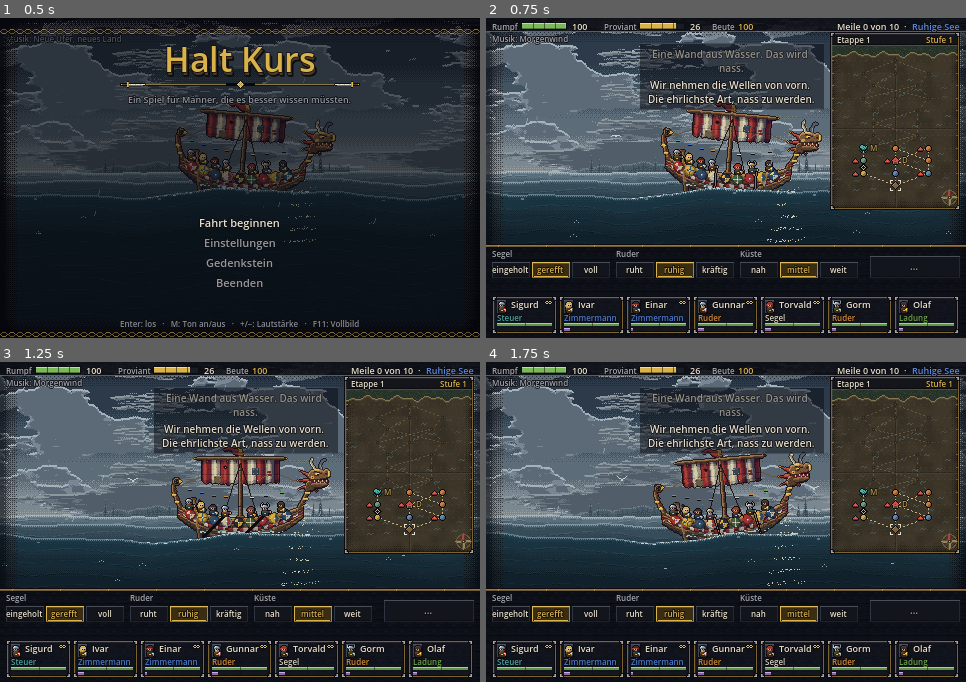
Above: before the commit, frames 1-4 (two rows, left to right).
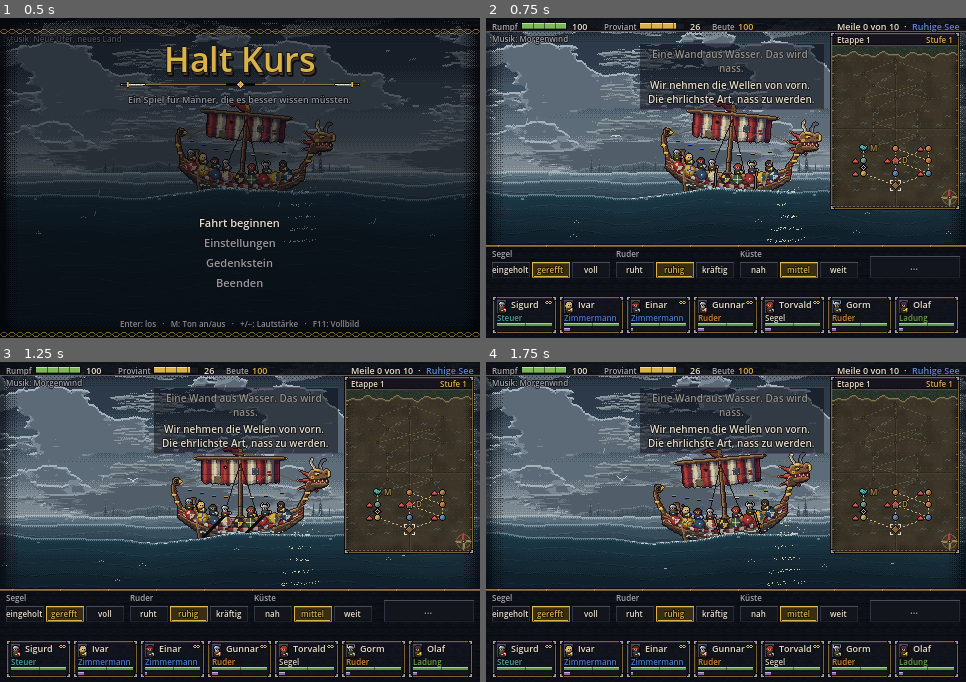
Above: after the commit, the same moments.

Repository: Rossinils/VikingerSpielV2
Game: Godot game, scene res://scenes/main.tscn
Two runs of this game, one before a commit and one after it. Both use one fixed random seed, a clock stepped at 60 frames per second and the inputs below. Sound files missing from this copy of the repository are replaced by a short silence.
Inputs (mouse positions are in pixels of both pictures, inside the frame that each line leads up to):
- Up to frame 1 (0.5 s): no input
- Up to frame 2 (0.75 s): tap Enter at 0.5, 0.6 s; move the mouse to (831, 162) at 0.52 s; hold Right from 0.53 s (still down); click (831, 162) at 0.67 s
- Up to frame 3 (1.25 s): keep holding Right; tap Space at 0.77 s; tap Keypad Enter at 0.8 s
- Up to frame 4 (1.75 s): release Right at 1.25 s; drag from (630, 538) to (702, 586) at 1.27 s

Frame 1 is identical in both runs. In frame 2, less than 0.1% of the frame differs, in the area x 72-98%, y 58-60%; in frame 3, less than 0.1%; in frame 4, less than 0.1%.

Commit message:
Schwierigkeitsstufen, Sturmfront als Uhr und neue Klänge
- drei Stufen (Seebär, Sturm, Ragnarök) in den Einstellungen, gelten ab der nächsten Fahrt
- die Sturmfront rückt je Wache vor (beim Lagern mehr); holt sie das Schiff ein: See +1, Verzweiflung +3
- auf der Seekarte als Band, in der Vorschau als Vorsprung, mit Hinweis
- Klänge: schwerer Treffer, Todesstoß, Zeitlupe hörbar, eigene Klänge für Streckenereignisse

Co-Authored-By: Claude Opus 5.5 <noreply@anthropic.com>
Claude-Session: https://claude.ai/code/session_018uRwBemLHMrJ4rqhmpsJ91

Diff:
--- a/scripts/beat_planner.gd
+++ b/scripts/beat_planner.gd
@@ -479,4 +479,13 @@
 				break
 		for k2 in 2:
 			b.cues.append({"t": th + (330.0 + 270.0 * float(k2)) * km, "kind": "sfx", "data": {"name": "heartbeat", "db": 0.0, "pitch": 1.0}})
+	if not b.slows.is_empty():
+		# Zeitlupe hörbar: die Zeit dehnt sich beim Eintritt, beim Austritt läuft sie mit einem Rauschen wieder an
+		var s_in := INF
+		var s_out := 0.0
+		for sl in b.slows:
+			s_in = minf(s_in, float(sl[0]))
+			s_out = maxf(s_out, float(sl[1]))
+		b.cues.append({"t": s_in, "kind": "sfx", "data": {"name": "slow_in", "db": 0.0, "pitch": 1.0}})
+		b.cues.append({"t": s_out, "kind": "sfx", "data": {"name": "slow_out", "db": 0.0, "pitch": 1.0}})
 	b.cues.sort_custom(func(x: Dictionary, y: Dictionary) -> bool: return float(x["t"]) < float(y["t"]))
--- a/scripts/encounters.gd
+++ b/scripts/encounters.gd
@@ -16,6 +16,11 @@
 	TREIBGUT, SCHIFFBRUECHIGER, TREIBEIS, ENTERHAKEN, FLASCHENPOST, WAL, IRRLICHTER, STRUDEL, TOTENFLOSS, FISCHSCHWARM }
 ## Ereignisse auf der Strecke (zwischen zwei Knoten, wie die Gänge in Darkest Dungeon): Id ab hier, siehe random_route_type()
 const ROUTE_FIRST := Id.TREIBGUT
+## Klang, wenn das Schiff an einem Streckenereignis hält (Id → Name in Sfx.GAIN)
+const ROUTE_SND := {
+	Id.TREIBGUT: "wave", Id.SCHIFFBRUECHIGER: "splash", Id.TREIBEIS: "ice", Id.ENTERHAKEN: "sting", Id.FLASCHENPOST: "mug",
+	Id.WAL: "whale", Id.IRRLICHTER: "wisp", Id.STRUDEL: "whirl", Id.TOTENFLOSS: "wail", Id.FISCHSCHWARM: "splash",
+}
 
 const WEIGHTS := [35, 40, 25, 0, 30, 18, 14, 0, 16, 0, 0, 0, 0, 0, 0, 0, 0, 0, 0, 0]  # Hafen wird fest platziert, nicht gewürfelt; das Spielschiff kommt erst ab Etappe 2; Streckenereignisse nie auf Knoten
 ## Gewichte der Streckenereignisse (Id ab ROUTE_FIRST), Etappe und Thema verschieben sie, siehe random_route_type()
--- a/scripts/hud.gd
+++ b/scripts/hud.gd
@@ -589,6 +589,38 @@
 			draw_rect(Rect2(x2, y2, t, n), col)
 
 
+## Die Sturmfront auf der Karte: ein dunkles Band von unten bis zu ihrer Lage, oben eine gezackte Kante, die sich langsam regt.
+func _draw_storm_band() -> void:
+	var fy := CHART_TOP + (Voyage.MILES - voy.front) * CHART_STEP
+	var bottom := CHART_RECT.end.y - 3.0
+	var left := CHART_RECT.position.x + 3.0
+	var right := CHART_RECT.end.x - 3.0
+	if fy >= bottom - 1.0:
+		# noch unter dem Kartenrand: nur eine gestrichelte Kante unten (wie weit, steht in der Vorschau)
+		for xs in range(int(left), int(right), 4):
+			draw_rect(Rect2(xs, bottom - 1.0, 2, 1), Color(VIOLET, 0.6))
+		_tip(Rect2(left, bottom - 4.0, right - left, 4.0), Tips.storm(voy))
+		return
+	var top := maxf(fy, CHART_RECT.position.y + 3.0)
+	draw_rect(Rect2(left, top, right - left, bottom - top), Color(0.16, 0.1, 0.24, 0.42))
+	var phase := Time.get_ticks_msec() / 260
+	var x := left
+	var k := 0
+	while x < right:
+		var j := float(((k * 7 + phase) % 5) - 2)
+		var yy := roundf(fy + j * 0.8)
+		if yy > CHART_RECT.position.y + 3.0 and yy < bottom:
+			draw_rect(Rect2(x, yy, minf(3.0, right - x), 1), Color(VIOLET, 0.85))
+		x += 3.0
+		k += 1
+	# schräge Regenstriche im Band
+	var y0 := int(top) + 3
+	for yy2 in range(y0, int(bottom) - 2, 6):
+		for xx in range(int(left) + ((yy2 + phase) % 9), int(right) - 2, 11):
+			draw_rect(Rect2(xx, yy2, 1, 2), Color(0.62, 0.55, 0.8, 0.35))
+	_tip(Rect2(left, top, right - left, maxf(bottom - top, 8.0)), Tips.storm(voy))
+
+
 func _draw_chart(mouse: Vector2) -> void:
 	if UiSkin.atlas() != null:
 		UiSkin.spr(self, "chart", CHART_RECT.position)
@@ -605,6 +637,8 @@
 	var vis := voy.visible_cols()
 	var planning := voy.phase == Voyage.Phase.PLAN
 	var links_now: Array = voy.next_links() if (planning and voy.leg <= 0.0) else []
+
+	_draw_storm_band()
 
 	# Wege: gestrichelte Pixellinien in Tintenfarbe, besuchte Strecke durchgezogen in Gold
 	for c in Voyage.MILES:
@@ -814,6 +848,11 @@
 	var left := voy.proviant - int(p["proviant"])
 	var to_harbor := voy.harbor_distance()
 	out.append(["Proviant −%d, dann %d · Hafen %s" % [int(p["proviant"]), maxi(left, 0), Voyage.fmt(to_harbor)], RED if float(left) < to_harbor + 1.0 else PAPER, Tips.food(voy, p)])
+	if bool(p.get("storm", false)):
+		out.append(["Im Sturm! See +1, Verzweiflung +3", RED, Tips.storm(voy)])
+	else:
+		var gap := voy.front_gap()
+		out.append(["Sturmfront %s Meilen achteraus" % Voyage.fmt(gap), GREEN if gap > 2.0 else (GOLD if gap >= 1.0 else RED), Tips.storm(voy)])
 	var after := float(p["hull_after"])
 	var now := roundi(voy.hull)
 	if after <= 0.0:
@@ -1309,6 +1348,7 @@
 	rows.append(["Kampfbild", "voll" if Settings.stage_fx != 0 else "schlicht", "tstage", "tstage"])
 	rows.append(["Kampfansicht", "voll" if Settings.fight_view == 0 else "kurz", "tview", "tview"])
 	rows.append(["Wackeln", ["aus", "schwach", "normal"][clampi(Settings.shake, 0, 2)], "tshake", "tshake"])
+	rows.append(["Schwierigkeit (neue Fahrt)", String(Voyage.DIFFICULTY[clampi(Settings.difficulty, 0, 2)]["name"]), "tdiff", "tdiff"])
 	var step := 24.0 if rows.size() <= 7 else 19.0  # mit allen Zeilen rückt es enger zusammen, damit „Zurück“ noch auf den Schirm passt
 	var y0 := 98.0 if rows.size() <= 7 else 86.0
 	for i in rows.size():
@@ -2276,8 +2316,10 @@
 				Sfx.play(Sfx.skill_sound(sk2, "hit"), 2.0 if crit else 0.0)
 				if crit:
 					Sfx.play("clash", -6.0)
-				if lv >= FightLevel.HEAVY:
-					Sfx.play("bash", -6.0 + (6.0 if crit else 0.0))  # schwerer Treffer: dumpfe Schicht darunter
+				if lv >= FightLevel.KILL:
+					Sfx.play("deathblow")  # Todesstoß: ein Schlag wie ein zufallendes Tor, langer Nachhall
+				elif lv >= FightLevel.HEAVY:
+					Sfx.play("hit_heavy", -2.0 + (3.0 if crit else 0.0))  # schwerer Treffer: dumpfe Schicht darunter
 			_fx_impact(d["att"], tgt, sk2, lv, crit, int(d["n"]))
 		"miss":
 			Sfx.play("whiff")
--- a/scripts/main.gd
+++ b/scripts/main.gd
@@ -45,6 +45,7 @@
 var _shot_form := ""  # --shotform=draugr|raeuber|haendler|dorf|kraken: Ort des Deckkampfs bei --shotfight2/3
 var _shot_kraken := 0  # Deckkampf gegen den Kraken: 1 mit Griff und Tinte, 2 Körper offen und spannt sich (--shotkraken, --shotkraken2)
 var _shot_fx := 0  # Deckkampf mitten im Schuss (1, --shotfx), Hieb (2, --shotfx2) oder Musketenschuss (3, --shotfx3)
+var _shot_front := 99.0  # --front=X: die Sturmfront steht X Meilen hinter dem Schiff (Screenshot)
 var _shot_route := -1  # --shotroute=N: das Schiff fährt los und hält am Streckenereignis N (0 Treibgut ... 9 Fischschwarm)
 var _soak := 0  # --fightsoak=N: N Deckkämpfe nacheinander mit Anzeige und Regie spielen (Dauertest unter Xvfb), danach beenden
 var _soak_done := 0
@@ -140,6 +141,8 @@
 			_shot_fx = int(arg.substr(arg.length() - 1)) if arg != "--shotfx" else 1
 		elif arg.begins_with("--shotroute="):
 			_shot_route = int(arg.substr(12))
+		elif arg.begins_with("--front="):
+			_shot_front = float(arg.substr(8))
 		elif arg.begins_with("--fightsoak="):
 			_soak = int(arg.substr(12))
 		elif arg == "--shotkill" or arg == "--shotcrit":
@@ -176,6 +179,7 @@
 	_voy.autosave = _persist
 	_voy.auto_combat = _bot != "" or (_persist and Settings.auto_combat)
 	_voy.max_stage = _max_stage if _max_stage > 0 else (6 if _bot != "" else 0)
+	_voy.difficulty = Settings.difficulty if _persist else 1  # Tests, Bots und Screenshots spielen auf „Sturm“
 	_voy.automat_bonus_on = _bot != "" or _shot_path == ""  # Freidrehs nach Siegen: im echten Spiel und bei Bots, nicht in Screenshots
 	if _memtest:
 		Persist.run_path = "user://shot_run.json"
@@ -322,6 +326,9 @@
 		for pm in _voy.fight_prep["party"]:
 			if pm.role == Roles.Id.MUSKET:
 				_hud._loadout_man = pm
+	if _shot_front < 99.0:
+		_hud.hide_help()
+		_voy.front = _voy.ship_at() - _shot_front
 	if _shot_route >= 0:  # Screenshot: Halt mitten auf dem ersten Weg an einem Streckenereignis
 		_hud.hide_help()
 		var rto := int(_voy.node_at(0, 0)["links"][0])
@@ -749,6 +756,9 @@
 			Settings.save_all()
 		"tview":
 			Settings.fight_view = 1 if Settings.fight_view == 0 else 0  # Kampfansicht: voll (Zoom, Zeitlupe, Standbild) oder kurz (halbe Zeiten)
+			Settings.save_all()
+		"tdiff":
+			Settings.difficulty = (Settings.difficulty + 1) % 3  # gilt ab der nächsten neuen Fahrt
 			Settings.save_all()
 		"tshake":
 			Settings.shake = (Settings.shake + 2) % 3  # Wackeln: normal -> schwach -> aus
--- a/scripts/settings.gd
+++ b/scripts/settings.gd
@@ -13,6 +13,7 @@
 static var fight_view := 0  # Kampfansicht: 0 voll, 1 kurz
 static var shake := 2  # Wackeln und Blitze: 0 aus, 1 schwach, 2 normal
 static var stage_fx := 1  # Kampfbild: 1 voll, 0 schlicht
+static var difficulty := 1  # Schwierigkeit neuer Fahrten: 0 Seebär, 1 Sturm, 2 Ragnarök
 static var enabled := false  # nur im echten Spiel wird gespeichert
 
 
@@ -27,6 +28,7 @@
 	fight_view = clampi(int(cfg.get_value("play", "fight_view", 0)), 0, 1)
 	shake = clampi(int(cfg.get_value("play", "shake", 2)), 0, 2)
 	stage_fx = clampi(int(cfg.get_value("play", "stage_fx", 1)), 0, 1)
+	difficulty = clampi(int(cfg.get_value("play", "difficulty", 1)), 0, 2)
 	Sfx.offset_db = sfx_db
 
 
@@ -42,6 +44,7 @@
 	cfg.set_value("play", "fight_view", fight_view)
 	cfg.set_value("play", "shake", shake)
 	cfg.set_value("play", "stage_fx", stage_fx)
+	cfg.set_value("play", "difficulty", difficulty)
 	cfg.save(PATH)
 
 
--- a/scripts/sfx.gd
+++ b/scripts/sfx.gd
@@ -21,6 +21,8 @@
 	"slot_lever": -6.0, "slot_spin": -9.0, "slot_stop": -4.0, "slot_tick": -12.0, "slot_win1": -6.0, "slot_win2": -4.0,
 	"slot_win3": -3.0, "slot_coins": -7.0, "slot_jackpot": -2.0, "slot_tease": -5.0, "slot_zap": -6.0, "slot_coil": -5.0,
 	"slot_alive": -1.0, "slot_flip": -5.0, "slot_lose": -6.0, "slot_curse": -4.0, "slot_power": -5.0, "slot_stack": -4.0,
+	"hit_heavy": -3.0, "deathblow": -2.0, "slow_in": -6.0, "slow_out": -8.0,
+	"whale": -3.0, "wisp": -6.0, "whirl": -4.0, "ice": -1.0,
 }
 ## Mindestabstand für Klänge, die schneller aufeinander folgen dürfen als MIN_GAP
 const GAP := {"slot_tick": 0.03, "slot_stop": 0.08, "slot_zap": 0.08, "slot_win1": 0.05}
--- a/scripts/tips.gd
+++ b/scripts/tips.gd
@@ -212,7 +212,21 @@
 	return _tip("Etappe %d" % voy.stage, [
 		_l("Eine Etappe sind %d Meilen bis zum nächsten Hafen. Mit jeder Etappe wird die See härter: +%d %% Seegangs- und Gefahrenschaden je Etappe (jetzt ×%s) und die Gegner zäher." % [Voyage.MILES, roundi(Voyage.STAGE_HARDNESS * 100.0), Voyage.fmt(voy.stage_mul())]),
 		_l("Dafür wächst die Beute um 12 %% je Etappe (jetzt +%d %%)." % roundi(12.0 * float(voy.stage - 1)), DIM),
-	])
+		_l("Schwierigkeit: %s. %s" % [voy.diff_name(), Voyage.diff_text(voy.difficulty)], GOLD),
+	])
+
+
+## Die Sturmfront: wie weit sie zurückliegt, wie schnell sie kommt, was sie anrichtet.
+static func storm(voy: Voyage) -> Dictionary:
+	var gap := voy.front_gap()
+	var lines: Array = []
+	if voy.storm_next():
+		lines.append(_l("Die Sturmfront hat euch eingeholt. Solange sie über dem Schiff steht, geht die See einen Grad schwerer und jede Wache kostet alle an Bord 3 Verzweiflung.", RED))
+	else:
+		lines.append(_l("Die Sturmfront liegt %s Meilen hinter dem Schiff." % Voyage.fmt(gap)))
+	lines.append(_l("Sie rückt je Wache %s Meilen vor (Schwierigkeit %s), beim Lagern %s Meilen. Wer zügig segelt, bleibt vor ihr; wer trödelt oder rastet, wird eingeholt." % [Voyage.fmt(voy.front_speed()), voy.diff_name(), Voyage.fmt(Voyage.FRONT_CAMP)], DIM))
+	lines.append(_l("Im Hafen zieht sie vorbei: jede Etappe beginnt mit neuem Vorsprung.", DIM))
+	return _tip("Sturmfront", lines)
 
 
 static func level(voy: Voyage) -> Dictionary:
--- a/scripts/voyage.gd
+++ b/scripts/voyage.gd
@@ -21,6 +21,14 @@
 const THEMES := ["Nordsee", "Nebelmeer", "Sturmfront", "Piratengewässer", "Totensee"]  # Etappen-Themen, siehe _pick_theme()
 const STAGE_HARDNESS := 0.2  # so viel härter wird die See je Etappe (Seegangs- und Gefahrenschaden)
 const SEA_PROFILE := [1, 2, 3, 3, 4, 5, 4, 3, 2, 1]
+## Schwierigkeit der Fahrt (Settings.difficulty beim Start einer neuen Fahrt): Härte von Seegang, Gefahren und Gegnern,
+## Beute, Tempo und Vorsprung der Sturmfront, Startproviant.
+const DIFFICULTY := [
+	{"name": "Seebär", "hard": 0.8, "foes": 0.85, "loot": 0.9, "front": 0.45, "gap": 3.0, "proviant": 4},
+	{"name": "Sturm", "hard": 1.0, "foes": 1.0, "loot": 1.0, "front": 0.55, "gap": 2.5, "proviant": 0},
+	{"name": "Ragnarök", "hard": 1.3, "foes": 1.2, "loot": 1.2, "front": 0.65, "gap": 2.0, "proviant": -4},
+]
+const FRONT_CAMP := 1.0  # so viele Meilen holt die Sturmfront auf, während man lagert
 const VISIBLE_AHEAD := 3  # so viele Meilen voraus kennt man die Knoten (im Nebel nur eine)
 const CREW_NAMES := ["Bjarne", "Gunnar", "Ragnar", "Halvar", "Torvald", "Eirik", "Sigurd", "Ulf", "Leif", "Knut", "Orm", "Hakon", "Arne", "Dag", "Einar", "Finn", "Gorm", "Harald", "Ivar", "Kjell", "Olaf", "Rurik", "Sven", "Vidar"]
 const RESERVE_BASE := 2  # Reserveplätze ohne Gegenstände; mit Hängematten höchstens RESERVE_MAX
@@ -46,6 +54,8 @@
 var loot := 100.0
 var powder := 0  # Schießpulver für die Kanonen
 var stage := 1  # Etappe; mit jeder wird die See härter
+var difficulty := 1  # Voyage.DIFFICULTY: 0 Seebär, 1 Sturm, 2 Ragnarök (vor begin() setzen)
+var front := -2.5  # Sturmfront: ihre Lage in Meilen der Etappe (wie mile + leg); sie rückt je Wache vor
 var theme := 0  # Thema der Etappe (Voyage.THEMES): 0 Nordsee, 1 Nebelmeer, 2 Sturmfront, 3 Piratengewässer, 4 Totensee
 var total_miles := 0.0  # insgesamt gefahrene Strecke
 var level := 1  # Stufe der Fahrt (Ruhm): bei jedem Aufstieg ein Segen
@@ -188,6 +198,9 @@
 		slot_owner[i] = m
 		start_names.append(m.display_name)
 	_make_bonds()
+	proviant += int(DIFFICULTY[difficulty]["proviant"])
+	front = -float(DIFFICULTY[difficulty]["gap"])
+	_mods_changed()
 	_make_map()
 	if autosave:
 		_apply_legacy()
@@ -515,7 +528,45 @@
 
 ## Wie viel härter ist die See auf dieser Etappe? Faktor auf Seegangs- und Gefahrenschaden.
 func stage_mul() -> float:
+	return (1.0 + STAGE_HARDNESS * float(stage - 1)) * float(DIFFICULTY[difficulty]["hard"])
+
+
+## Preise wachsen mit der Etappe, nicht mit der Schwierigkeit.
+func price_mul() -> float:
 	return 1.0 + STAGE_HARDNESS * float(stage - 1)
+
+
+func diff_name() -> String:
+	return String(DIFFICULTY[difficulty]["name"])
+
+
+## Kurzbeschreibung einer Schwierigkeitsstufe (für Einstellungen und Hinweise).
+static func diff_text(i: int) -> String:
+	match i:
+		0:
+			return "Mildere See, schwächere Gegner, mehr Proviant, die Sturmfront kommt langsam."
+		2:
+			return "Härtere See, zähere Gegner, weniger Proviant, die Sturmfront kommt schnell; dafür mehr Beute."
+		_:
+			return "So ist die Fahrt gedacht."
+
+
+## Sturmfront: wo das Schiff liegt, wie viel Vorsprung es hat (unter 0: im Sturm), wie schnell sie kommt.
+func ship_at() -> float:
+	return float(mile) + leg
+
+
+func front_gap() -> float:
+	return ship_at() - front
+
+
+func front_speed() -> float:
+	return float(DIFFICULTY[difficulty]["front"])
+
+
+## Holt die Sturmfront das Schiff in der nächsten Wache ein (oder hat sie es schon)?
+func storm_next() -> bool:
+	return front + front_speed() >= ship_at() - 0.001
 
 
 ## Ankerbuchten: ruhige Knoten ohne Gefahr und Begegnung, in denen man sicher lagern kann.
@@ -693,6 +744,7 @@
 				m[key] = float(m[key]) + float(src[key])
 			else:
 				m[key] = float(m[key]) * float(src[key])
+	m["loot"] = float(m["loot"]) * float(DIFFICULTY[difficulty]["loot"])
 	_mods = m
 	return m
 
@@ -799,7 +851,7 @@
 
 
 func repair_price() -> int:
-	return roundi(20.0 * stage_mul())
+	return roundi(20.0 * price_mul())
 
 
 ## In der Werft: 25 Rumpf für Beute.
@@ -814,7 +866,7 @@
 
 
 func powder_price() -> int:
-	return roundi(15.0 * stage_mul())
+	return roundi(15.0 * price_mul())
 
 
 ## Vier Fässer Schießpulver für Beute (nur mit Kanonen sinnvoll).
@@ -1325,6 +1377,7 @@
 	if count == 0:
 		count = 1  # Beidrehen oder Treiben: See an Ort und Stelle
 	var hm := stat("hazard") * stage_mul()
+	var stormy := storm_next()  # die Sturmfront hat das Schiff eingeholt: die See ist einen Grad schwerer
 	var rows: Array = []
 	var strain_sum := 0.0
 	var hazard_dmg := 0.0
@@ -1347,6 +1400,8 @@
 			ni = int(move["route"])
 			sea = int(node_at(col, ni)["sea"])
 			weight = clampf(lg_end if not arrivals.is_empty() else dist, 0.4, 1.0)
+		if stormy:
+			sea = mini(sea + 1, 5)
 		last_sea = sea
 		var row := {
 			"kind": kind, "col": col, "ni": ni, "sea": sea, "last": k == count - 1, "weight": weight,
@@ -1383,7 +1438,7 @@
 		"event": move["event"],
 		"strain": strain_sum, "hazard_dmg": hazard_dmg, "repair": repair,
 		"hull_after": minf(hull - damage + repair, hull_max()),
-		"proviant": int(d["proviant"]) + extra_food(), "tired": tired, "last_sea": last_sea,
+		"proviant": int(d["proviant"]) + extra_food(), "tired": tired, "last_sea": last_sea, "storm": stormy,
 	}
 
 
@@ -1517,6 +1572,10 @@
 	var moving := float(_plan["miles"]) > 0.0
 	rowing_now = moving and bool(d["rows"])
 	_lore(String(d["story"]))
+	front += front_speed()
+	if bool(_plan.get("storm", false)):
+		_fact("Die Sturmfront hat euch eingeholt: die See geht einen Grad schwerer.", Kind.BAD)
+		storm = maxf(storm, 0.85)
 	Sfx.play("horn")
 	if absf(float(d["sail"]) - sail_visual) > 0.4:
 		Sfx.play("sail", 0.0, 0.5)
@@ -1655,6 +1714,11 @@
 			was_ok.append(m)
 		m.kraft = clampf(m.kraft - _kraft_cost(m, d, sea_view, had_work), 0.0, 100.0)
 		_add_stress(m, _stress_gain(d, sea_view, m.kraft))
+	if bool(_plan.get("storm", false)):
+		for m in crew:
+			if m.state == CrewMember.State.ABOARD:
+				_add_stress(m, 3.0)
+		_fact("Im Sturm: Verzweiflung +3 für alle", Kind.BAD)
 	var exhausted: Array[String] = []
 	for m in was_ok:
 		if m.kraft < CrewMember.TIRED_AT:
@@ -1786,6 +1850,7 @@
 	mile = 0
 	pos = 0
 	leg = 0.0
+	front = -float(DIFFICULTY[difficulty]["gap"])
 	route = -1
 	shop = []
 	shop_open = false
@@ -1850,6 +1915,8 @@
 		werft_tab = 0
 		shop_open = false
 		Sfx.play("bell")
+	elif Encounters.ROUTE_SND.has(encounter):
+		Sfx.play(String(Encounters.ROUTE_SND[encounter]))
 	else:
 		Sfx.play("sting")
 	if bool(def.get("battle", false)):
@@ -2786,6 +2853,7 @@
 		"fallen_names": fallen_names, "start_names": start_names, "death_causes": death_causes,
 		"saga": saga_events, "storm_noted": _storm_noted, "crew": crew_data, "bonds": bonds, "relief": relief,
 		"reserve": reserve_data, "next_id": _next_id, "food_acc": _food_acc, "camps": camps_used,
+		"difficulty": difficulty, "front": front,
 		"history": history.slice(maxi(history.size() - 20, 0)),
 	}
 
@@ -2819,6 +2887,9 @@
 	loot = float(d["loot"])
 	turns = int(d["turns"])
 	stage = int(d.get("stage", 1))
+	difficulty = clampi(int(d.get("difficulty", 1)), 0, DIFFICULTY.size() - 1)
+	front = float(d.get("front", -float(DIFFICULTY[difficulty]["gap"])))
+	_mods_changed()
 	relief = bool(d.get("relief", true))
 	theme = clampi(int(d.get("theme", 0)), 0, THEMES.size() - 1)
 	total_miles = float(d.get("total_miles", 0.0))
@@ -2909,7 +2980,7 @@
 		pool.append(m)
 	fight_prep = {
 		"formation": formation, "units": Foes.units_for(formation, stage, count), "party": Combat.auto_party(self),
-		"pool": pool, "ctx": ctx, "hp_scale": hp_scale,
+		"pool": pool, "ctx": ctx, "hp_scale": hp_scale * float(DIFFICULTY[difficulty]["foes"]),
 	}
 	Sfx.play("kraken_roar" if formation == "kraken" else "sting")
 	_fact("Zum Kampf: %s." % String(Foes.FORMATIONS[formation]["name"]), Kind.BAD)
@@ -3157,6 +3228,8 @@
 		return
 	camping = false
 	selected = null
+	front += FRONT_CAMP
+	_fact("Während ihr lagert, kommt die Sturmfront %s Meilen näher." % fmt(FRONT_CAMP), Kind.FACT)
 	_camp_night()
 	_check_breakdown()
 	if hull <= 0.0:
--- a/tools/directortest.gd
+++ b/tools/directortest.gd
@@ -227,6 +227,19 @@
 	var bm: BeatPlanner.Beat = cases["mann_faellt"]
 	check(bm.slows.size() == 2 and absf(float(bm.slows[0][2]) - 0.35) < 0.01 and absf(float(bm.slows[1][2]) - 0.3) < 0.01, "Mann fällt: Zeitlupe 0,35 davor, 0,3 danach")
 	check(bm.zoom_want == 1.375, "Mann fällt: Zoom 1,375")
+	var snd_in := ""
+	var snd_out := ""
+	for cu in bm.cues:
+		if String(cu["kind"]) == "sfx" and String(cu["data"]["name"]).begins_with("slow_"):
+			if String(cu["data"]["name"]) == "slow_in":
+				snd_in = str(float(cu["t"]) == float(bm.slows[0][0]))
+			else:
+				snd_out = str(float(cu["t"]) == float(bm.slows[1][1]))
+	var nsl := 0
+	for cu2 in bn.cues:
+		if String(cu2["kind"]) == "sfx" and String(cu2["data"]["name"]).begins_with("slow_"):
+			nsl += 1
+	check(snd_in == "true" and snd_out == "true" and nsl == 0 and Sfx.GAIN.has("slow_in") and Sfx.GAIN.has("slow_out"), "Zeitlupe hörbar: Klang beim Eintritt und Austritt, normaler Hieb ohne")
 	var bl: BeatPlanner.Beat = cases["flaeche_3"]
 	check(bl.freezes.size() == 3 and float(bl.freezes[1][1]) < float(bl.freezes[0][1]), "Fläche: weitere Treffer mit kürzerem Standbild")
 	# Ermüdung: dritte gleichartige Handlung in Folge
--- a/tools/selftest.gd
+++ b/tools/selftest.gd
@@ -2518,12 +2518,55 @@
 	check(problems == 0, "60 Zufallsfahrten ohne Hänger/Inkonsistenz (Siege %d, Niederlagen %d, Begegnungen %d)" % [wins, losses, total_enc])
 
 	_test_route_events()
+	_test_storm_difficulty()
 
 	print("FEHLER: ", fails)
 	quit(1 if fails > 0 else 0)
 
 
 ## Ereignisse auf der Strecke: zwischen zwei Knoten, Halt mitten auf dem Weg, Karten wie bei Begegnungen.
+func _test_storm_difficulty() -> void:
+	# Schwierigkeit: drei Stufen, aufsteigend härter; Startproviant und Vorsprung folgen ihr
+	var d: Array = Voyage.DIFFICULTY
+	check(d.size() == 3 and float(d[0]["hard"]) < float(d[1]["hard"]) and float(d[1]["hard"]) < float(d[2]["hard"]) and float(d[0]["front"]) < float(d[2]["front"]), "Schwierigkeit: Seebär < Sturm < Ragnarök")
+	var food: Array = []
+	var gaps: Array = []
+	var muls: Array = []
+	for i in 3:
+		seed(11)
+		var v := Voyage.new()
+		v.auto_combat = true
+		v.difficulty = i
+		root.add_child(v)
+		v.begin()
+		food.append(v.proviant)
+		gaps.append(v.front_gap())
+		muls.append(v.stage_mul())
+		v.free()
+	check(int(food[0]) > int(food[1]) and int(food[1]) > int(food[2]) and float(gaps[0]) > float(gaps[2]) and float(muls[0]) < float(muls[2]), "Schwierigkeit: Proviant %s, Vorsprung %s, Härte %s" % [food, gaps, muls])
+	# Sturmfront: sie rückt je Wache vor; liegt sie auf dem Schiff, ist die See einen Grad schwerer und die Vorschau sagt es
+	seed(12)
+	var w := Voyage.new()
+	w.auto_combat = true
+	root.add_child(w)
+	w.begin()
+	var calm_plan := w.plan(w.maneuver())
+	check(not bool(calm_plan["storm"]) and not w.storm_next(), "Sturmfront: zu Beginn mit Vorsprung %s" % Voyage.fmt(w.front_gap()))
+	var sea_calm := int((calm_plan["rows"] as Array)[0]["sea"])
+	w.front = w.ship_at()
+	var storm_plan := w.plan(w.maneuver())
+	var sea_storm := int((storm_plan["rows"] as Array)[0]["sea"])
+	check(bool(storm_plan["storm"]) and sea_storm == mini(sea_calm + 1, 5), "Sturmfront: eingeholt, See %d → %d" % [sea_calm, sea_storm])
+	var f0 := w.front
+	var dd := w.to_dict()
+	var w2 := Voyage.new()
+	root.add_child(w2)
+	w2.resume(dd)
+	check(is_equal_approx(w2.front, f0) and w2.difficulty == w.difficulty, "Sturmfront und Schwierigkeit überstehen Speichern und Laden")
+	w.free()
+	w2.free()
+
+
 func _test_route_events() -> void:
 	# Daten: jede Art hat Hinweis, Gewicht 0 auf Knoten, Skalden-Text, die letzte Option kostet nichts
 	var data_ok := true
@@ -2545,6 +2588,10 @@
 					lore_missing.append(lk)
 	check(data_ok and Encounters.HINTS.size() == Encounters.DATA.size(), "Streckenereignisse: %d Arten, nie auf Knoten, höchstens drei Karten, die letzte kostet nichts" % (Encounters.DATA.size() - Encounters.ROUTE_FIRST))
 	check(lore_missing.is_empty(), "Streckenereignisse: der Skalde hat zu jedem Ausgang etwas zu sagen (%s)" % ", ".join(lore_missing))
+	var snd_ok := Encounters.ROUTE_SND.size() == Encounters.DATA.size() - Encounters.ROUTE_FIRST
+	for sid in Encounters.ROUTE_SND:
+		snd_ok = snd_ok and Sfx.GAIN.has(String(Encounters.ROUTE_SND[sid]))
+	check(snd_ok, "Streckenereignisse: jede Art hat einen eigenen Klang beim Halt")
 	# Würfeln: nur Streckenarten, Totenfloß erst ab Etappe 2, Räuberboote in Piratengewässern häufiger
 	seed(5)
 	var only_route := true
Not shown, added: assets/sfx/deathblow.wav.import
Not shown, added: assets/sfx/hit_heavy.wav.import
Not shown, added: assets/sfx/ice.wav.import
Not shown, added: assets/sfx/slow_in.wav.import
Not shown, added: assets/sfx/slow_out.wav.import
Not shown, added: assets/sfx/whale.wav.import
Not shown, added: assets/sfx/whirl.wav.import
Not shown, added: assets/sfx/wisp.wav.import
Not shown, added: assets/sfx/deathblow.wav
Not shown, added: assets/sfx/hit_heavy.wav
Not shown, added: assets/sfx/ice.wav
Not shown, added: assets/sfx/slow_in.wav
(and 4 more such lines)
